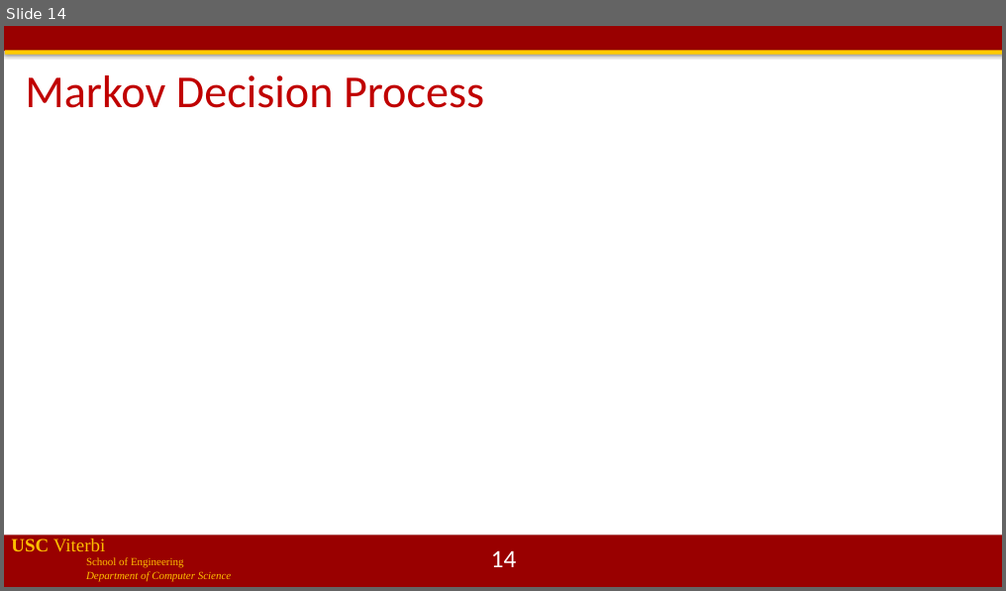
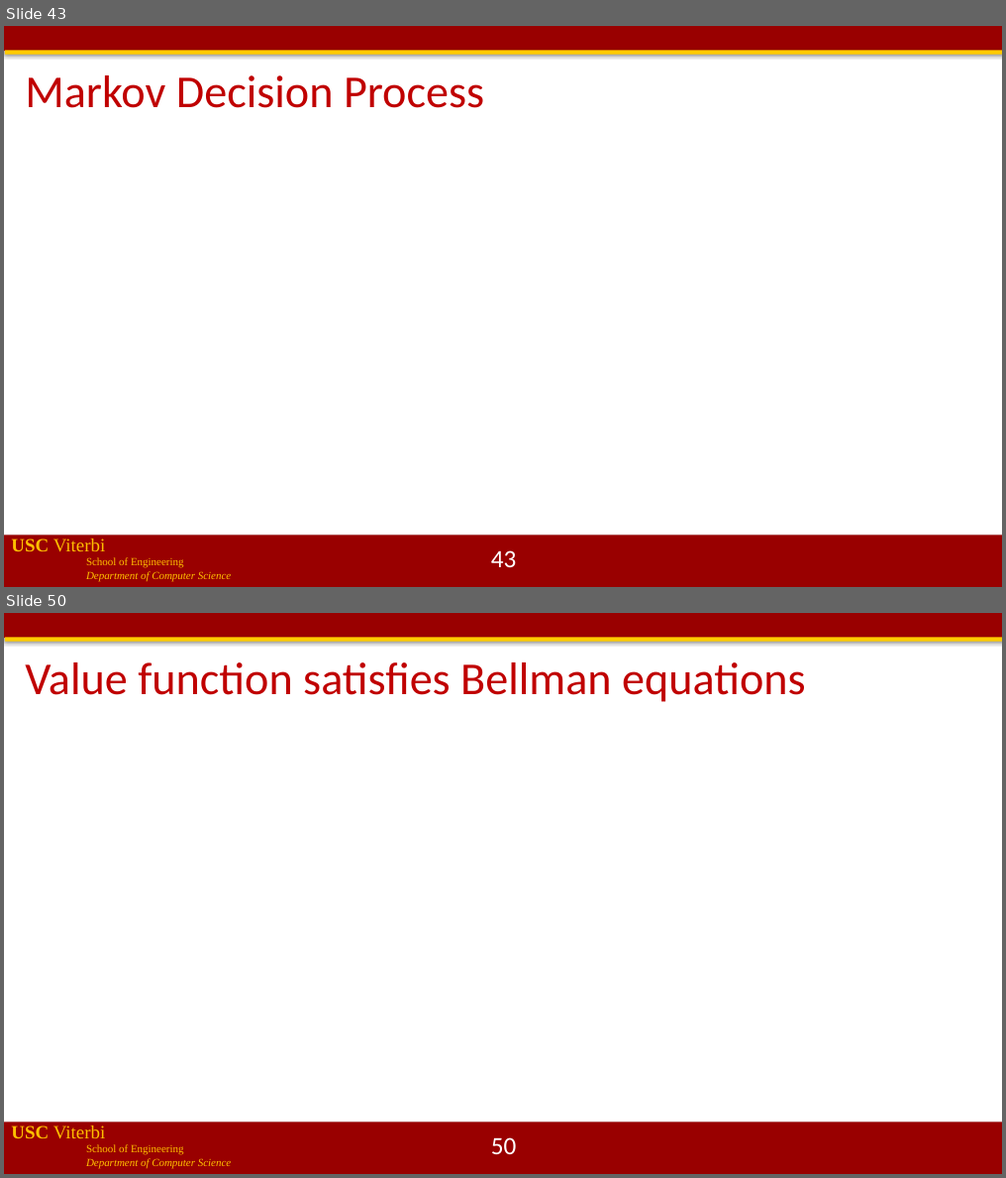
Before and after one commit to jdeshmukh/jdeshmukh.github.io, a slide deck: teaching/cs513-autocps-fall-2020/lecture8-Probabilistic-Models.pptx. Shown one above the other, each under a label of ours: slide 14 before the commit, slides 43 and 50 after it; the slides between them are not shown. The pictures are 1006x591 and 1006x1178 pixels, drawn with LibreOffice and Linux fonts; fonts in the diff are those of the drawing; grey boxes stand for pictures; background and template pictures are left out. Boxes give left, top, right and bottom in pixels: in the first picture for what was removed or moved away, otherwise in the second. Text is boxed around its words. In the diff, an @@ line names an element or a change of style, - is before the commit and + after.

```diff
--- a/teaching/cs513-autocps-fall-2020/lecture8-Probabilistic-Models.pptx
+++ b/teaching/cs513-autocps-fall-2020/lecture8-Probabilistic-Models.pptx
@@ slide 50 added at (x1=4, y1=613, x2=1002, y2=1174), background #FFFFFF; not listed: 4 template elements that a slide beside it also shows @@
@@ title added at (x1=25, y1=663, x2=806, y2=702), 44 pt, text #C00000 @@
+Value function satisfies Bellman equations
@@ page number added at (x1=491, y1=1138, x2=517, y2=1155), 24 pt, text #FFFFFF @@
+50
@@ what was slide 14 is now slide 43 @@
@@ page number at (x1=491, y1=551, x2=517, y2=568): text changed @@
-14
+43
```
Also in this commit, not shown: 6 slides changed, 32 other slides added, 2 slides removed, 1 other file.
